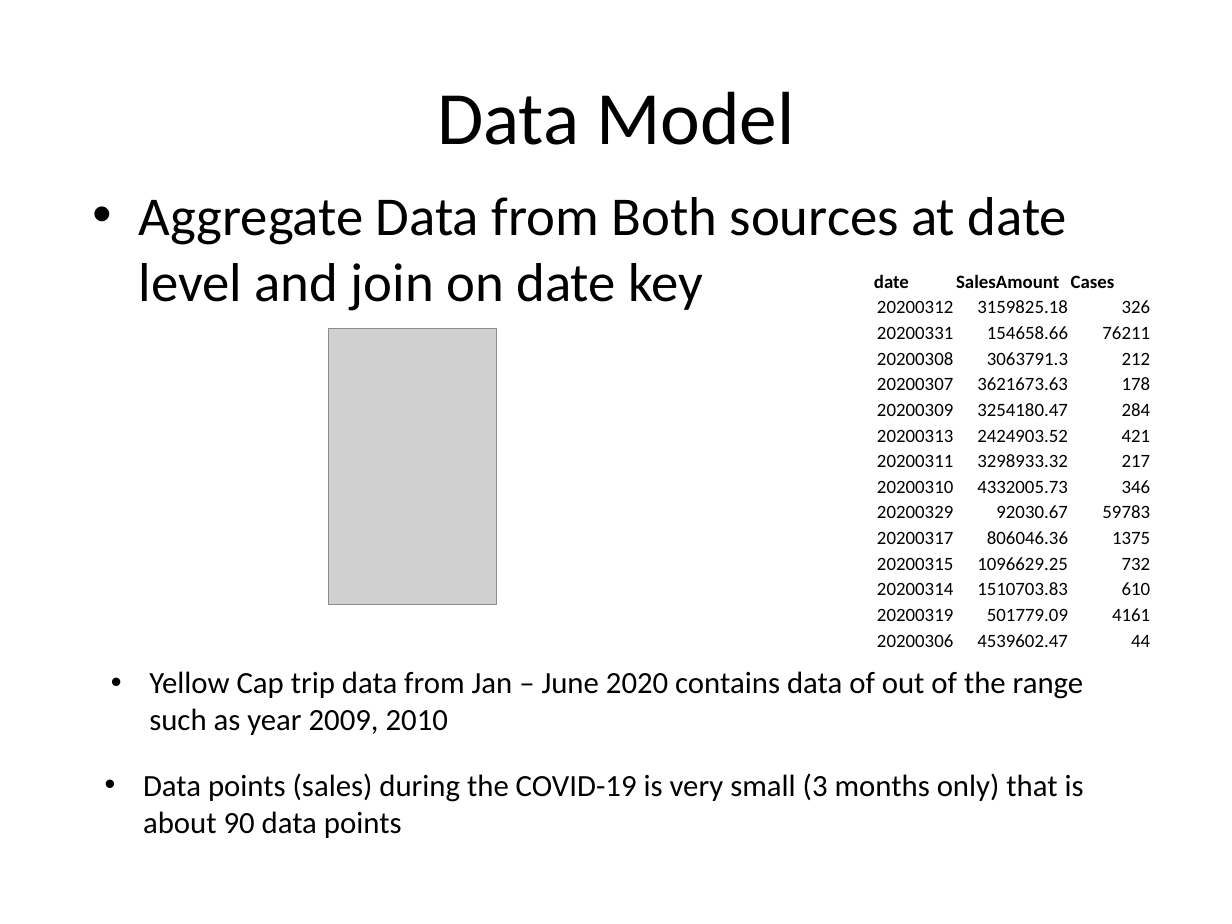
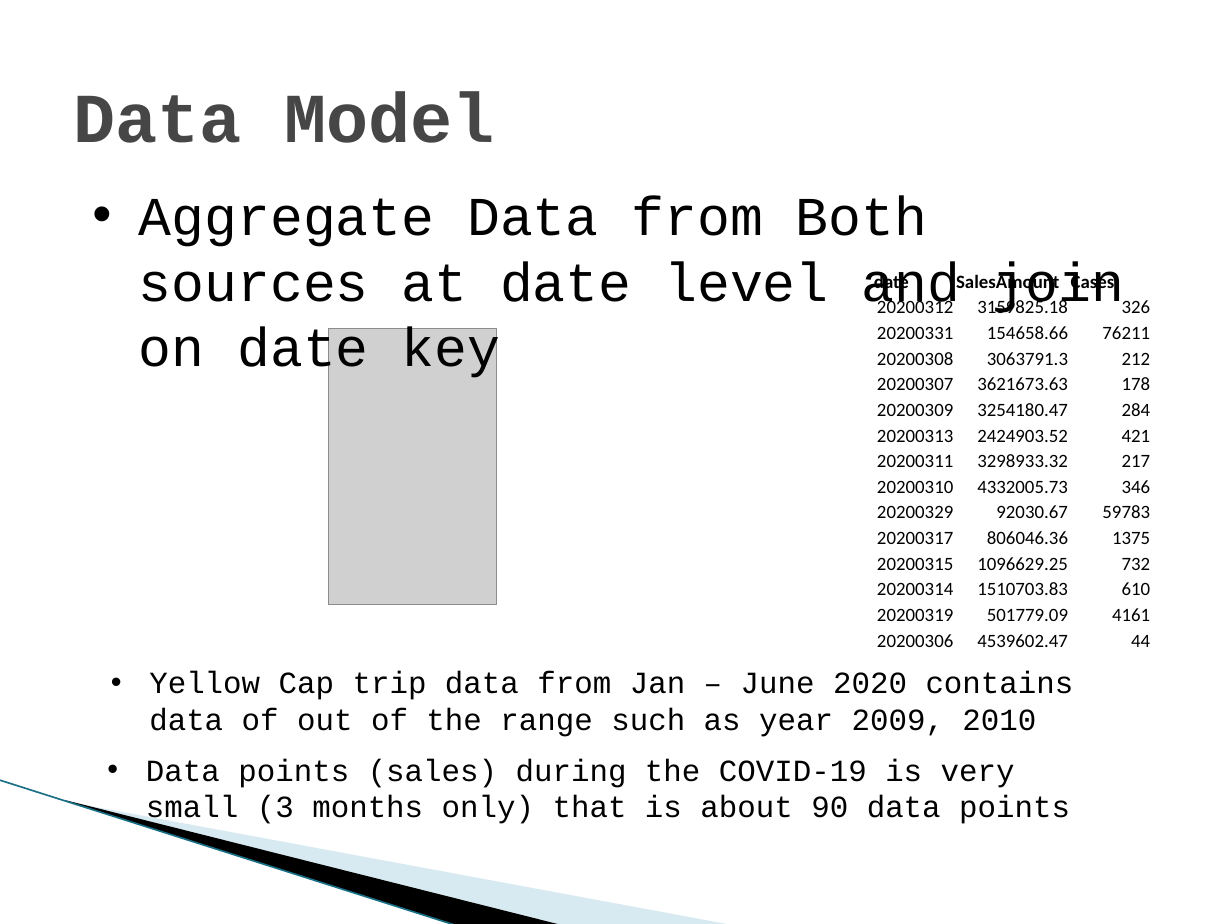
Before and after one commit to ziadmohd/NYCYellowTaxi, a slide deck: slide 5 of Impact of COVID-10 on NYC Taxi Industries.pptx (slide 4 before the commit). Drawn at 1232x924 pixels with LibreOffice and Linux fonts; fonts in the diff are those of the drawing; grey boxes stand for pictures; background and template pictures are left out. Boxes give left, top, right and bottom in pixels: in the first picture for what was removed or moved away, otherwise in the second. Text is boxed around its words. In the diff, an @@ line names an element or a change of style, - is before the commit and + after.

```diff
--- a/Impact of COVID-10 on NYC Taxi Industries.pptx
+++ b/Impact of COVID-10 on NYC Taxi Industries.pptx
@@ title "Data Model" at <box>74,91,494,143</box>: size 44 to 41 pt, font Calibri to Courier New, text colour #000000 to #464646, bold on; alignment centre to left @@
@@ font Calibri to Courier New in 3 elements at <box>139,196,1124,381</box>, <box>149,671,1074,737</box>, <box>146,758,1070,826</box> @@
@@ text "Data points (sales) during the ...": place and size @@
-text "Data points (sales) during the ..." at <box>143,773,1084,838</box>
+text "Data points (sales) during the ..." at <box>146,758,1070,826</box>
@@ line added from (0, 780) to (457, 924), #97C5D8 0.95 pt @@
@@ freeform shape added at <box>65,800,563,924</box>, fill #000000 @@
@@ freeform shape added at <box>68,801,733,924</box>, fill #A0CBDC at 40% opacity @@
```
Also in this commit, not shown: 14 other slides changed, 1 slide added.
